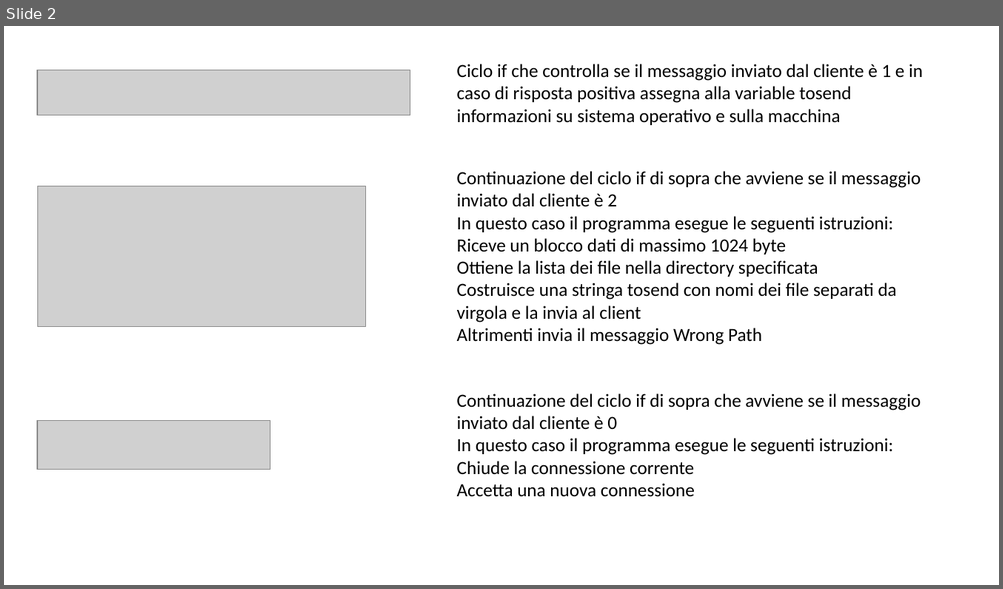
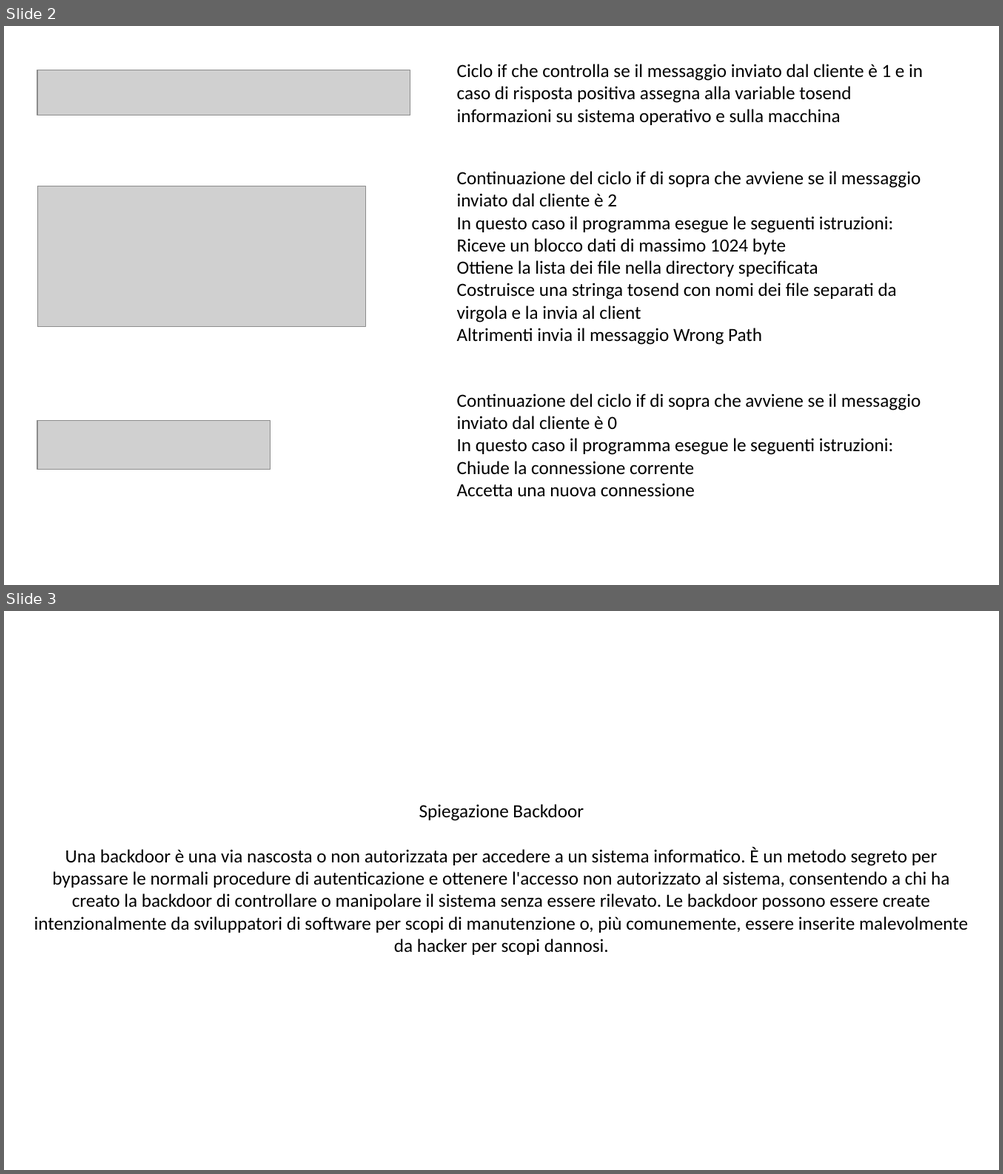
Before and after one commit to MarcoDantoni/Epicode-Consegna-S3-L4, a slide deck: Analisi Codice Python.pptx. Shown one above the other, each under a label of ours: slide 2 before the commit, slides 2 and 3 after it. The pictures are 1003x589 and 1003x1174 pixels, drawn with LibreOffice and Linux fonts; fonts in the diff are those of the drawing; grey boxes stand for pictures. Boxes give left, top, right and bottom in pixels: in the first picture for what was removed or moved away, otherwise in the second. Text is boxed around its words. In the diff, an @@ line names an element or a change of style, - is before the commit and + after.

```diff
--- a/Analisi Codice Python.pptx
+++ b/Analisi Codice Python.pptx
@@ slide 3 added at (x1=4, y1=611, x2=999, y2=1170), background #FFFFFF @@
@@ text added at (x1=34, y1=804, x2=967, y2=955), 18 pt, text #000000 @@
+Spiegazione Backdoor
+Una backdoor è una via nascosta o non autorizzata per accedere a un sistema informatico. È un metodo segreto per bypassare le normali procedure di autenticazione e ottenere l'accesso non autorizzato al sistema, consentendo a chi ha creato la backdoor di controllare o manipolare il sistema senza essere rilevato. Le backdoor possono essere create intenzionalmente da sviluppatori di software per scopi di manutenzione o, più comunemente, essere inserite malevolmente da hacker per scopi dannosi.
```
